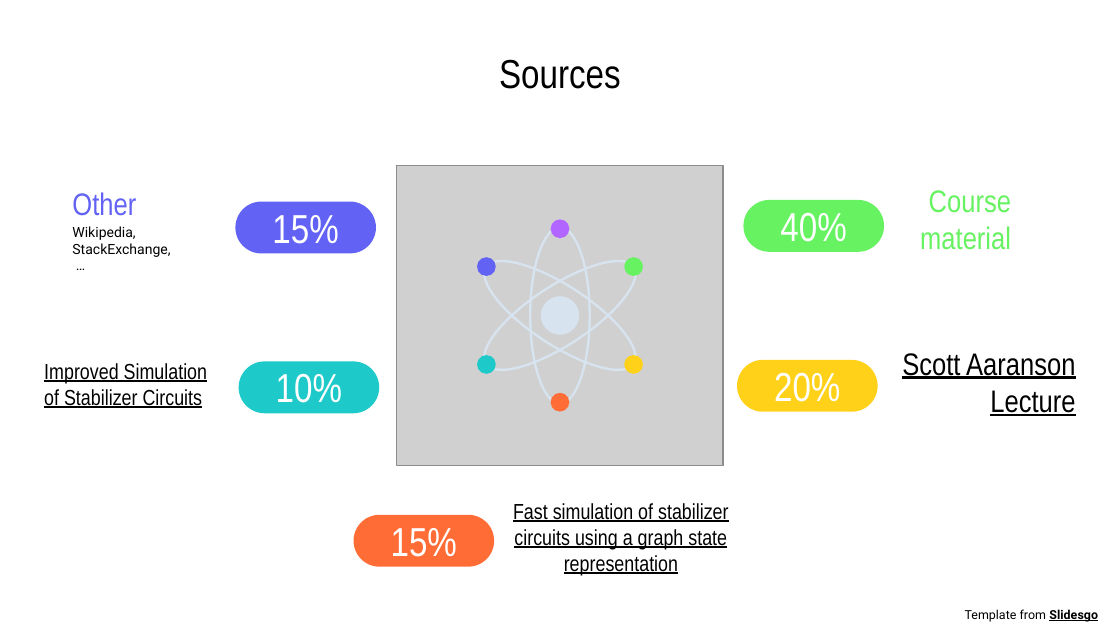
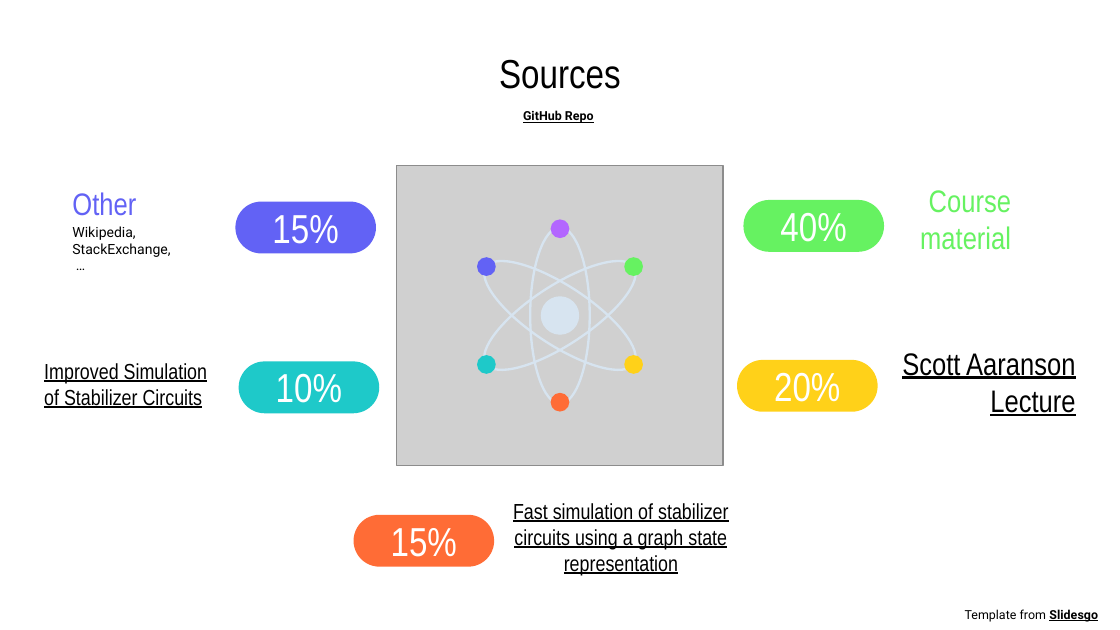
Before and after one commit to Moriarty2002/quantum-information, a slide deck: slide 17 of docs/elaborato.pptx. Drawn at 1120x630 pixels with LibreOffice and Linux fonts; fonts in the diff are those of the drawing; grey boxes stand for pictures. Boxes give left, top, right and bottom in pixels: in the first picture for what was removed or moved away, otherwise in the second. Text is boxed around its words. In the diff, an @@ line names an element or a change of style, - is before the commit and + after.

Commit message:
Add github repo link

```diff
--- a/docs/elaborato.pptx
+++ b/docs/elaborato.pptx
@@ text added at (523,110,594,123), 8 pt, text #000000, bold, underline @@
+GitHub Repo
```
Also in this commit, not shown: 1 other file.
